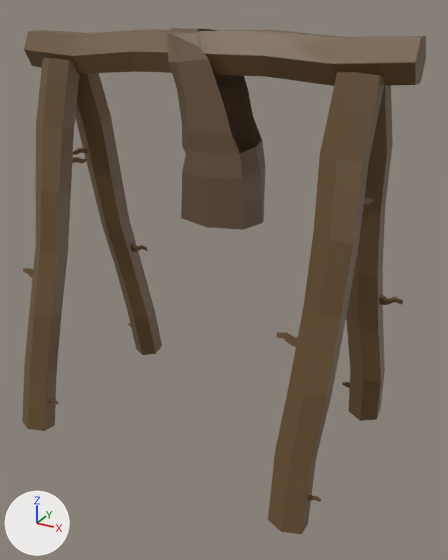
A saved change to the FBX model Assets/Blender/Landscape/Village/FireWoodStand.fbx.
The view is the same before and after, from a camera (50 mm lens) standing at (5.87, -3.56, 2.78) and looking at (4.03, -0.2, 1.1). Every picture has the same lights, and +X, +Y and +Z are marked at lower left. Where no turn or scale is listed for an object, it has been applied to the vertices.

Objects in the first picture: 'FireWood 002'.
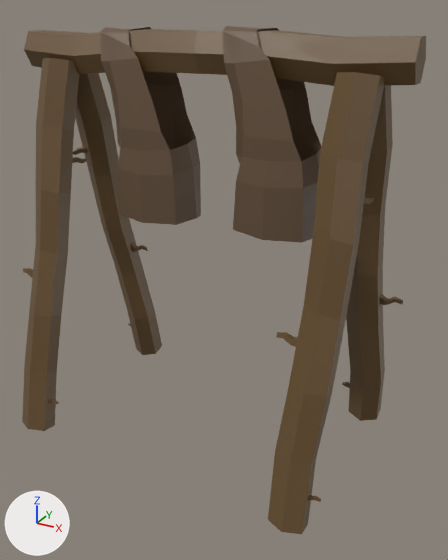
What differs and where, as boxes (x1, y1, x2, y2) in the pictures (448 x 560 px; the box of a moved part takes in the faces that stretch with it):
```json
{"object": "FireWood 002", "change": "reshaped", "before": [22, 28, 426, 534], "after": [22, 26, 426, 534]}
{"part": 1, "of": "me_cylinder_003", "change": "added", "after": [100, 27, 201, 225], "on screen": "brown"}
{"part": 2, "of": "me_cylinder_003", "change": "moved or reshaped", "before": [167, 28, 265, 230], "after": [222, 26, 321, 243]}
```

The change, as JSON lines over the scene's bpy script:
```json
{"block": "me_cylinder_003", "where": "# used by ob_firewood_002; location = (0.0, 0.0, 0.0)"}
{"op": "remove", "block": "me_cylinder_003", "code": "me_cylinder_003.from_pydata(...)  # 496 vertices, 465 faces; spans x 2.56..5.15, y -0.98..0.58, z -0.1..2.67"}
{"op": "add", "block": "me_cylinder_003", "code": "me_cylinder_003.from_pydata(...)  # 564 vertices, 522 faces; spans x 2.56..5.15, y -0.98..0.58, z -0.1..2.68"}
{"block": "me_cylinder_003", "change": "me_cylinder_003 part 1: a new loose piece of 68 vertices spanning x 3.17..3.83, y -0.42..0.02, z 1.46..2.66, in mat_material_005 (brown #66513d)"}
{"block": "me_cylinder_003", "change": "me_cylinder_003 part 2"}
{"block": "me_cylinder_003", "change": "13 vertices in x 3.75..4.25, y -0.42..-0.01, z 1.84..2.66 move by (0.38, 0.0, 0.0)"}
{"block": "me_cylinder_003", "change": "9 vertices in x 3.82..4.29, y -0.42..0.0, z 1.51..1.99 move by (0.38, 0.0, -0.01)"}
{"block": "me_cylinder_003", "change": "6 vertices in x 3.67..4.12, y -0.37..-0.2, z 2.27..2.67 move by (0.38, 0.0, 0.01)"}
{"block": "me_cylinder_003", "change": "6 vertices in x 3.76..3.92, y -0.39..-0.02, z 1.85..2.37 move by (0.37, 0.0, 0.0)"}
{"block": "me_cylinder_003", "change": "4 vertices in x 3.8..4.18, y -0.38..-0.32, z 2.11..2.28 move by (0.38, -0.01, 0.0)"}
{"block": "me_cylinder_003", "change": "4 vertices in x 3.68..3.77, y -0.33..-0.2, z 2.31..2.64 move by (0.37, 0.0, 0.01)"}
{"block": "me_cylinder_003", "change": "26 vertices move from x 3.68..4.31, y -0.37..0.0, z 1.51..2.66 to x 4.04..4.7, y -0.38..0.01, z 1.49..2.68"}
```
